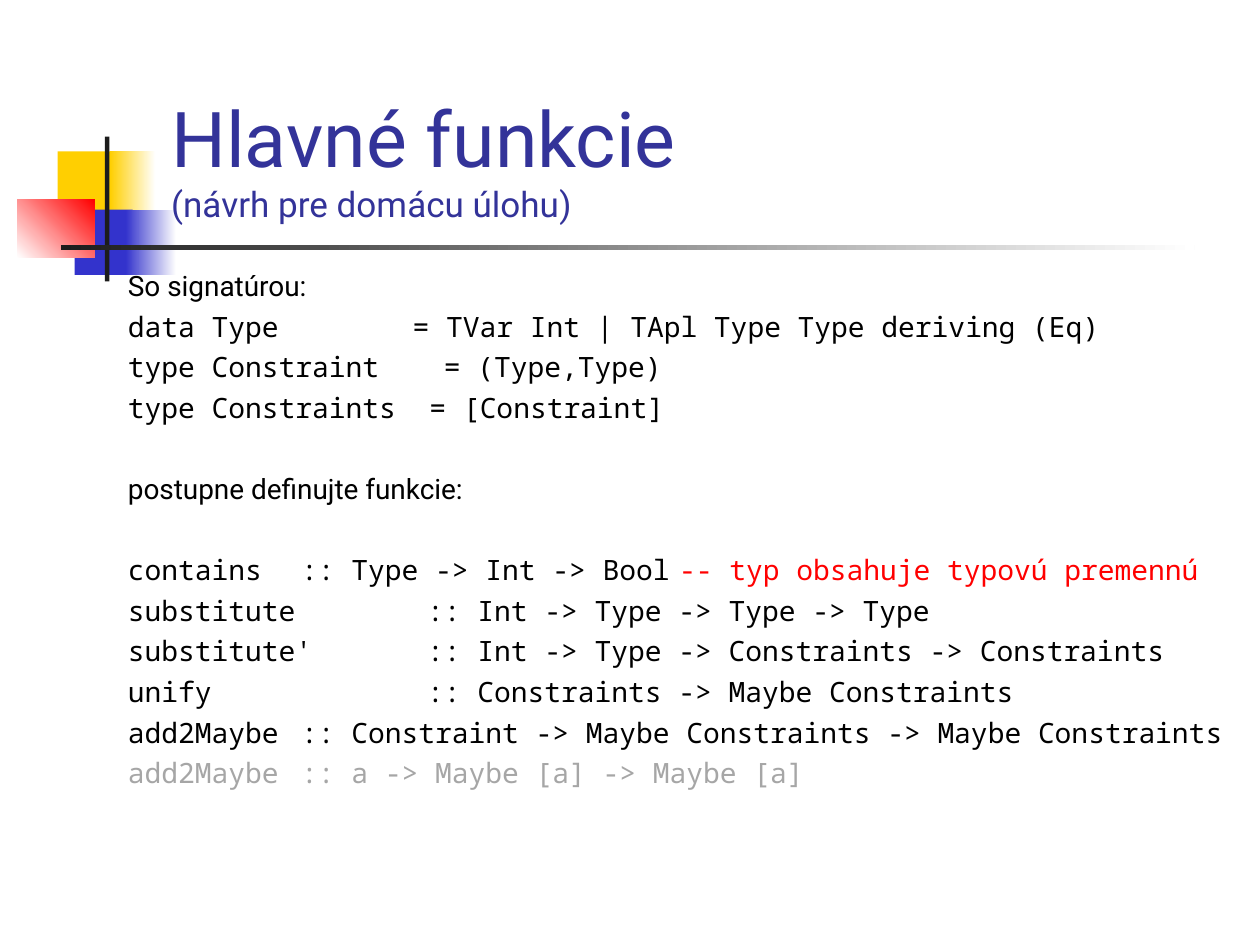
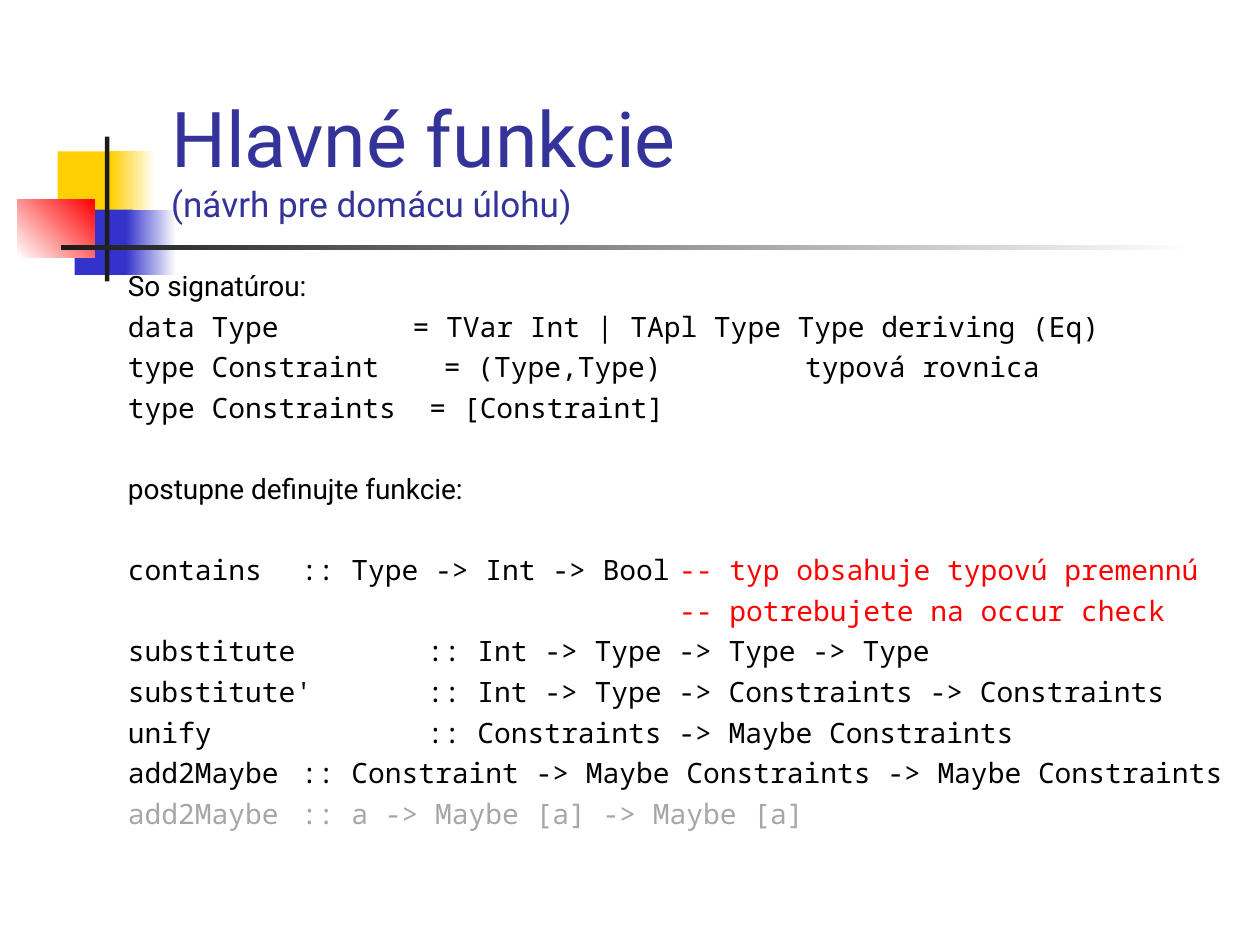
Before and after one commit to Funkcionalne/Prednasky, a slide deck: slide 28 of 08/08_fpro.ppt (slide 26 before the commit). Drawn at 1260x945 pixels with LibreOffice and Linux fonts; fonts in the diff are those of the drawing. Boxes give left, top, right and bottom in pixels: in the first picture for what was removed or moved away, otherwise in the second. Text is boxed around its words. In the diff, an @@ line names an element or a change of style, - is before the commit and + after.

```diff
--- a/08/08_fpro.ppt
+++ b/08/08_fpro.ppt
@@ text at (128, 355, 1039, 384): text changed @@
-type Constraint = (Type,Type)
+type Constraint = (Type,Type) typová rovnica
@@ text at (729, 599, 1165, 628): paragraph added @@
+-- potrebujete na occur check
```
Also in this commit, not shown: 10 other slides changed, 3 slides added, 1 slide removed, 1 other file.
